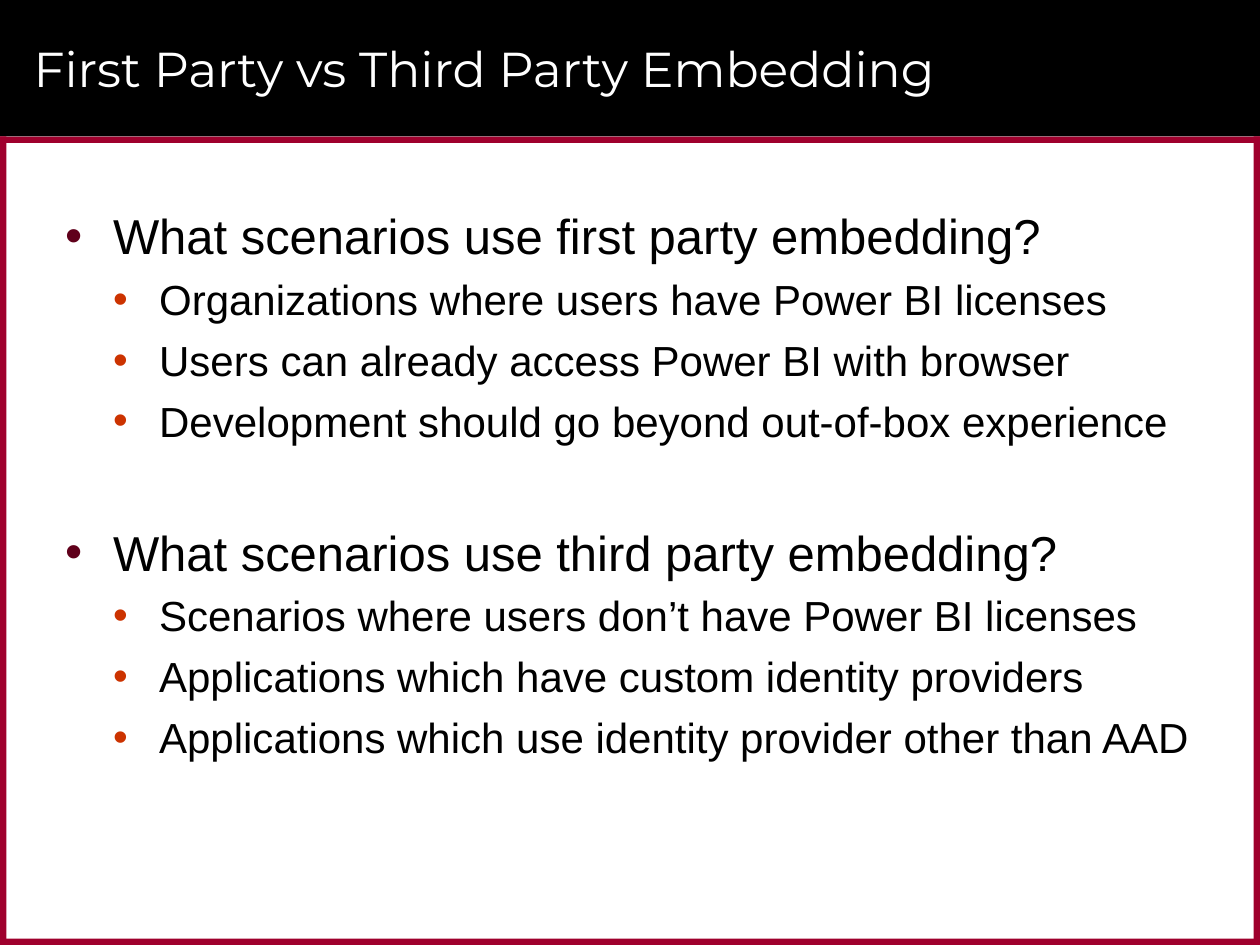
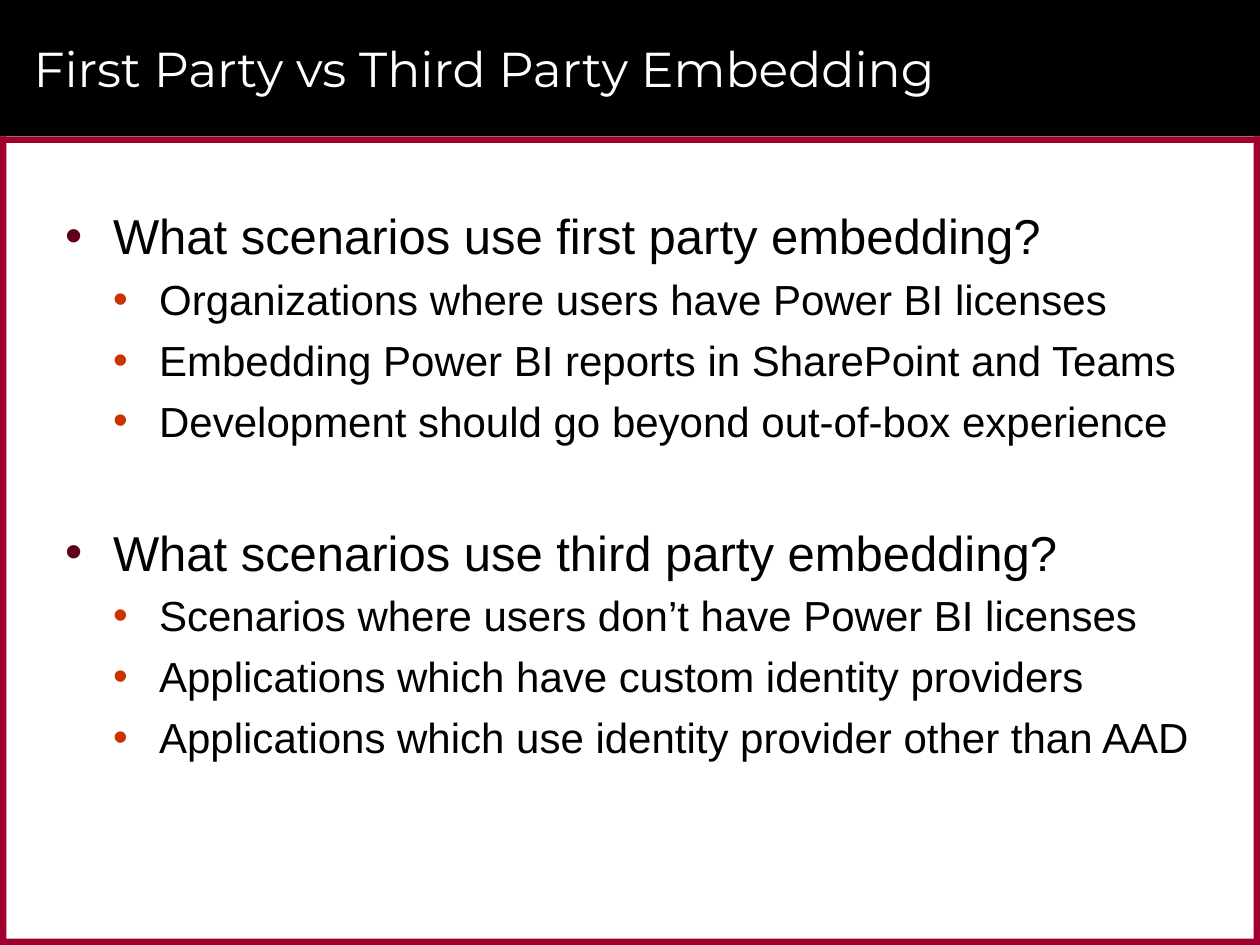
Before and after one commit to CriticalPathTraining/PowerBiEmbedded, a slide deck: slide 11 of Power BI Embedded - December 2017.pptx (slide 12 before the commit). Drawn at 1260x945 pixels with LibreOffice and Linux fonts; fonts in the diff are those of the drawing; background and template pictures are left out. Boxes give left, top, right and bottom in pixels: in the first picture for what was removed or moved away, otherwise in the second. Text is boxed around its words. In the diff, an @@ line names an element or a change of style, - is before the commit and + after.

```diff
--- a/Power BI Embedded - December 2017.pptx
+++ b/Power BI Embedded - December 2017.pptx
@@ text at (159, 345, 1176, 384): text changed @@
-  • Users can already access Power BI with browser
+  • Embedding Power BI reports in SharePoint and Teams
```
Also in this commit, not shown: 14 other slides changed, 2 slides removed, 1 other file.
